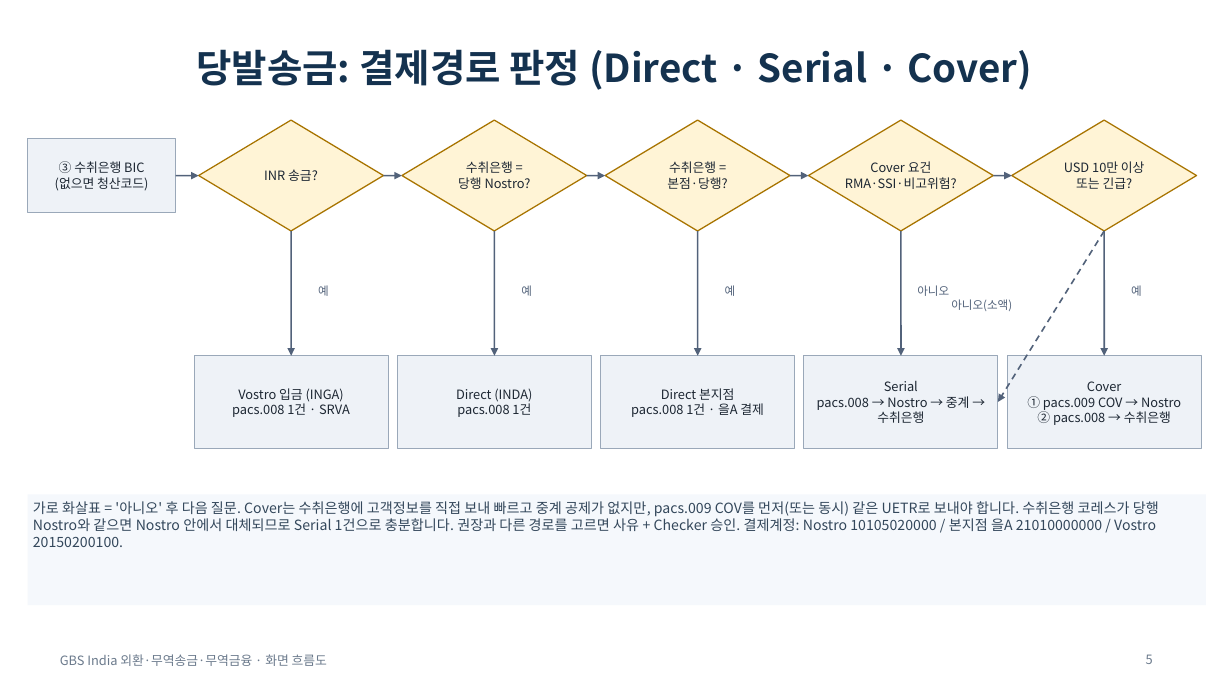
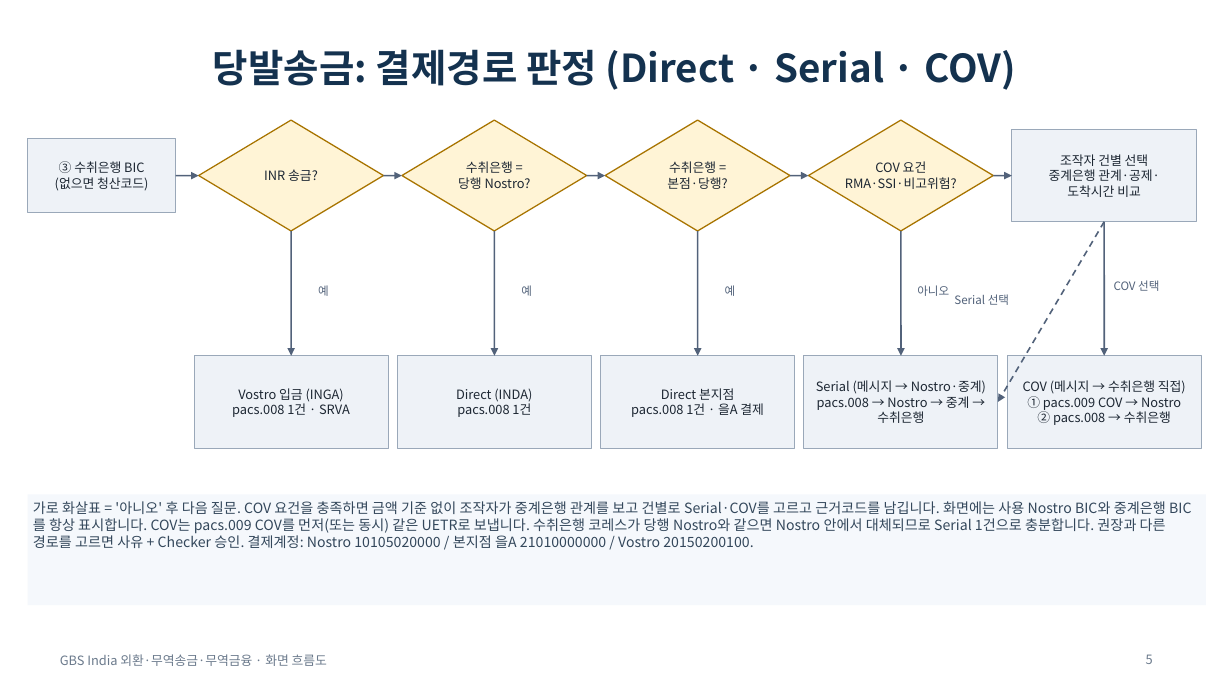
Before and after one commit to bellrubytiger-eng/Tradefinance, a slide deck: slide 5 of docs/04_화면흐름도.pptx. Drawn at 1232x693 pixels with LibreOffice and Linux fonts; fonts in the diff are those of the drawing. Boxes give left, top, right and bottom in pixels: in the first picture for what was removed or moved away, otherwise in the second. Text is boxed around its words. In the diff, an @@ line names an element or a change of style, - is before the commit and + after.

```diff
--- a/docs/04_화면흐름도.pptx
+++ b/docs/04_화면흐름도.pptx
@@ title at bbox=[213, 49, 1015, 90]: text changed @@
-당발송금: 결제경로 판정 (Direct · Serial · Cover)
+당발송금: 결제경로 판정 (Direct · Serial · COV)
@@ diamond removed at bbox=[1012, 120, 1197, 231] @@
@@ rectangle added at bbox=[1012, 129, 1197, 222], fill #EEF2F7, outline #9AA8B9 0.75 pt @@
@@ text at bbox=[875, 161, 927, 173]: text changed @@
-Cover 요건
+COV 요건
@@ text added at bbox=[1049, 154, 1159, 197], 10 pt, text #1D2733 @@
+조작자 건별 선택
+중계은행 관계·공제·
+도착시간 비교
@@ text removed at bbox=[1064, 161, 1145, 189] @@
-USD 10만 이상
-또는 긴급?
@@ arrow moved from (1104, 231) - (998, 402) to (1104, 222) - (998, 402) @@
@@ arrow moved from (1104, 231) - (1104, 356) to (1104, 222) - (1104, 356) @@
@@ text at bbox=[954, 294, 1009, 305]: text changed @@
-아니오(소액)
+Serial 선택
@@ text at bbox=[1114, 280, 1159, 291]: text changed @@
-예
+COV 선택
@@ text at bbox=[816, 380, 986, 394]: text changed @@
-Serial
+Serial (메시지 → Nostro·중계)
@@ text at bbox=[1023, 380, 1186, 394]: text changed @@
-Cover
+COV (메시지 → 수취은행 직접)
@@ text in rectangle at bbox=[33, 501, 1166, 548]: text changed @@
-가로 화살표 = '아니오' 후 다음 질문. Cover는 수취은행에 고객정보를 직접 보내 빠르고 중계 공제가 없지만, pacs.009 COV를 먼저(또는 동시) 같은 UETR로 보내야 합니다. 수취은행 코레스가 당행 Nostro와 같으면 Nostro 안에서 대체되므로 Serial 1건으로 충분합니다. 권장과 다른 경로를 고르면 사유 + Checker 승인. 결제계정: Nostro 10105020000 / 본지점 을A 21010000000 / Vostro 20150200100.
+가로 화살표 = '아니오' 후 다음 질문. COV 요건을 충족하면 금액 기준 없이 조작자가 중계은행 관계를 보고 건별로 Serial·COV를 고르고 근거코드를 남깁니다. 화면에는 사용 Nostro BIC와 중계은행 BIC를 항상 표시합니다. COV는 pacs.009 COV를 먼저(또는 동시) 같은 UETR로 보냅니다. 수취은행 코레스가 당행 Nostro와 같으면 Nostro 안에서 대체되므로 Serial 1건으로 충분합니다. 권장과 다른 경로를 고르면 사유 + Checker 승인. 결제계정: Nostro 10105020000 / 본지점 을A 21010000000 / Vostro 20150200100.
```
Also in this commit, not shown: 1 other slide changed, 12 other files.
